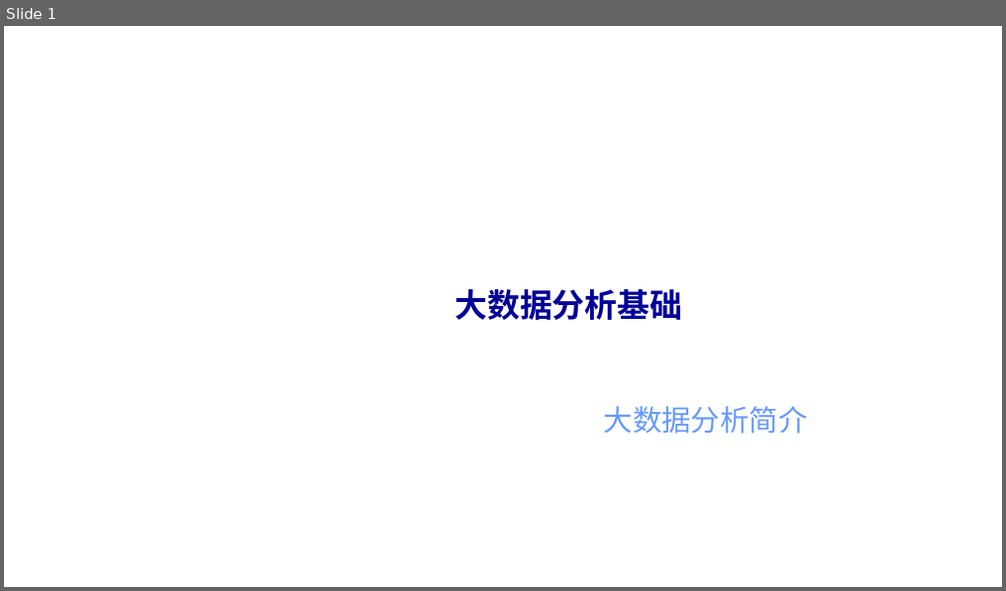
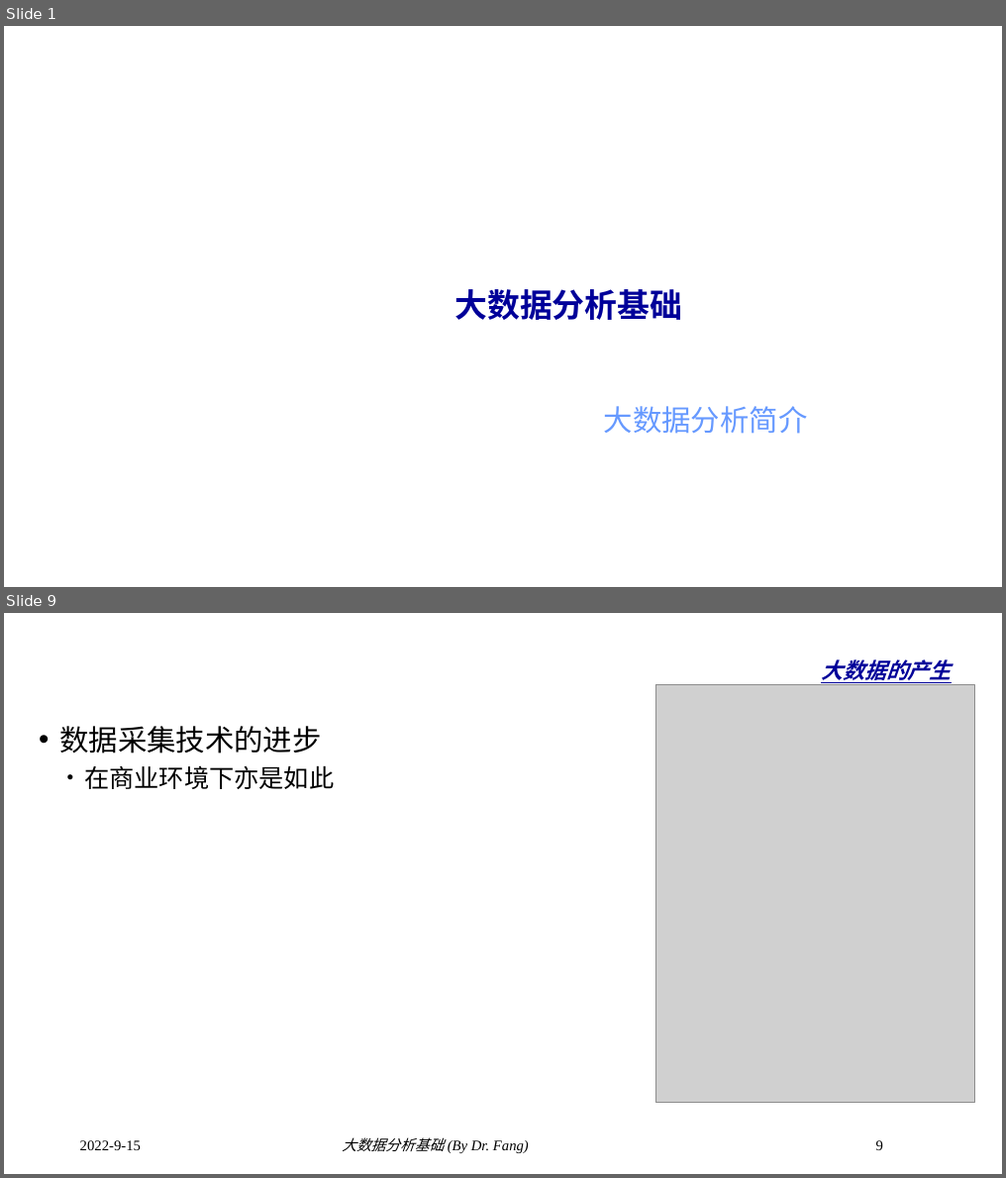
Before and after one commit to dr-fang/BDA, a slide deck: slides/1_Introduction.pptx. Shown one above the other, each under a label of ours: slide 1 before the commit, slides 1 and 9 after it; the slides between them are not shown. The pictures are 1006x591 and 1006x1178 pixels, drawn with LibreOffice and Linux fonts; fonts in the diff are those of the drawing; grey boxes stand for pictures; background and template pictures are left out. Boxes give left, top, right and bottom in pixels: in the first picture for what was removed or moved away, otherwise in the second. Text is boxed around its words. In the diff, an @@ line names an element or a change of style, - is before the commit and + after.

```diff
--- a/slides/1_Introduction.pptx
+++ b/slides/1_Introduction.pptx
@@ slide 9 added at [4, 613, 1002, 1174], background #FFFFFF @@
@@ title added at [821, 660, 951, 685], 36 pt, text #000099, bold, italic, underline @@
+大数据的产生
@@ picture added at [656, 684, 975, 1103] @@
@@ text added at [59, 726, 334, 789], 24 pt, text #000000 @@
+• 数据采集技术的进步
+  • 在商业环境下亦是如此
@@ text added at [80, 1141, 141, 1151], 14 pt, text #000000 @@
+2022-9-15
@@ text added at [342, 1138, 529, 1154], 14 pt, text #000000, italic @@
+大数据分析基础 (By Dr. Fang)
@@ page number added at [876, 1141, 883, 1151], 14 pt, text #000000 @@
+9
```
Also in this commit, not shown: 23 slides changed, 1 other slide added.
